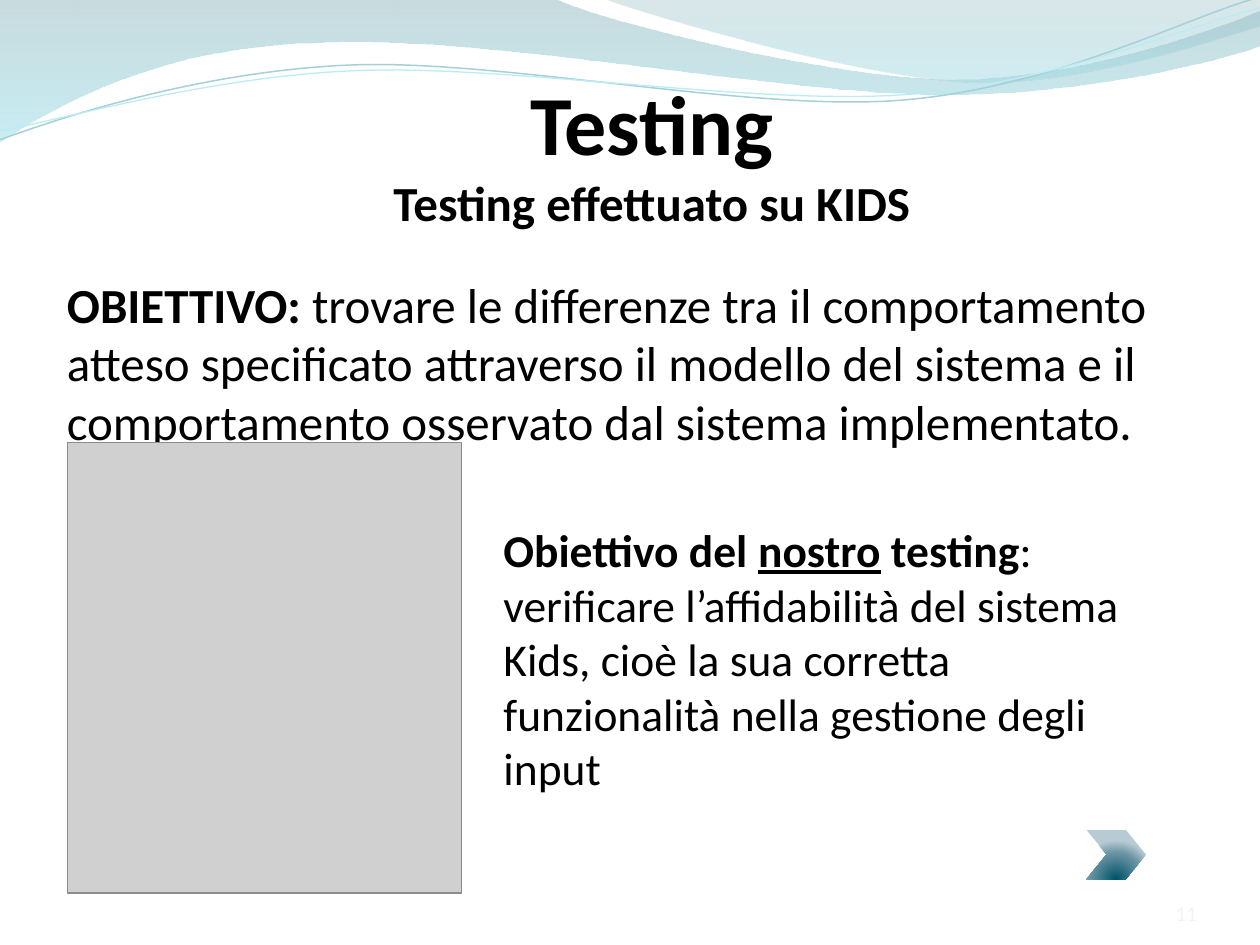
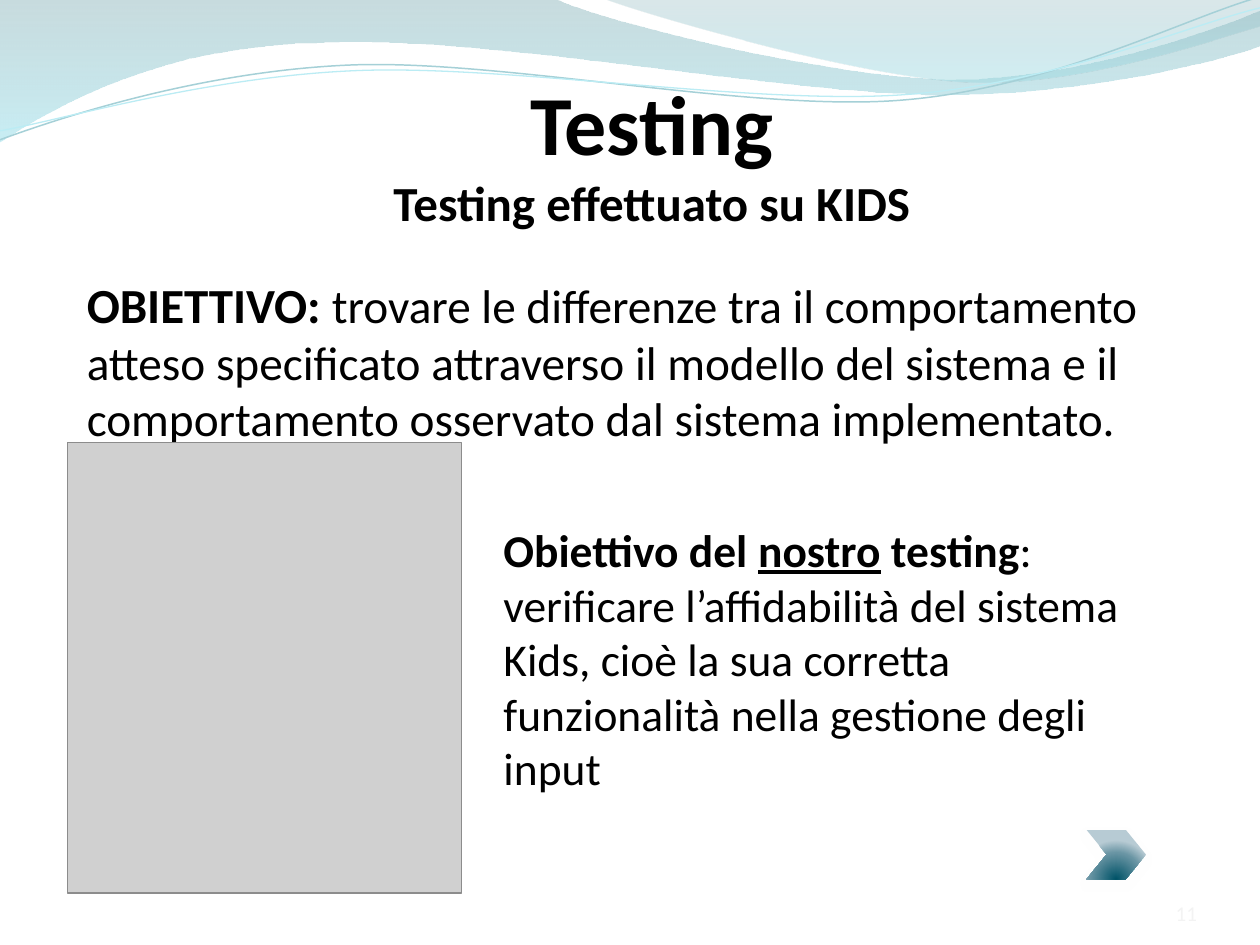
Before and after one commit to ammirate/at-silo, a slide deck: slide 11 of Presentazione/Atsilo2/Ferrara/Ferrara_M_PresentazioneFinale.pptx. Drawn at 1260x945 pixels with LibreOffice and Linux fonts; fonts in the diff are those of the drawing; grey boxes stand for pictures. Boxes give left, top, right and bottom in pixels: in the first picture for what was removed or moved away, otherwise in the second. Text is boxed around its words. In the diff, an @@ line names an element or a change of style, - is before the commit and + after.

```diff
--- a/Presentazione/Atsilo2/Ferrara/Ferrara_M_PresentazioneFinale.pptx
+++ b/Presentazione/Atsilo2/Ferrara/Ferrara_M_PresentazioneFinale.pptx
@@ text "OBIETTIVO: trovare le differenze tra ...": place and size @@
-text "OBIETTIVO: trovare le differenze tra ..." at bbox=[67, 289, 1146, 452]
+text "OBIETTIVO: trovare le differenze tra ..." at bbox=[87, 290, 1137, 449]
@@ text "OBIETTIVO: trovare le differenze tra ..." at bbox=[87, 290, 1137, 449]: size 28 to 27 pt @@
```
Also in this commit, not shown: 10 other slides changed, 2 slides added.
